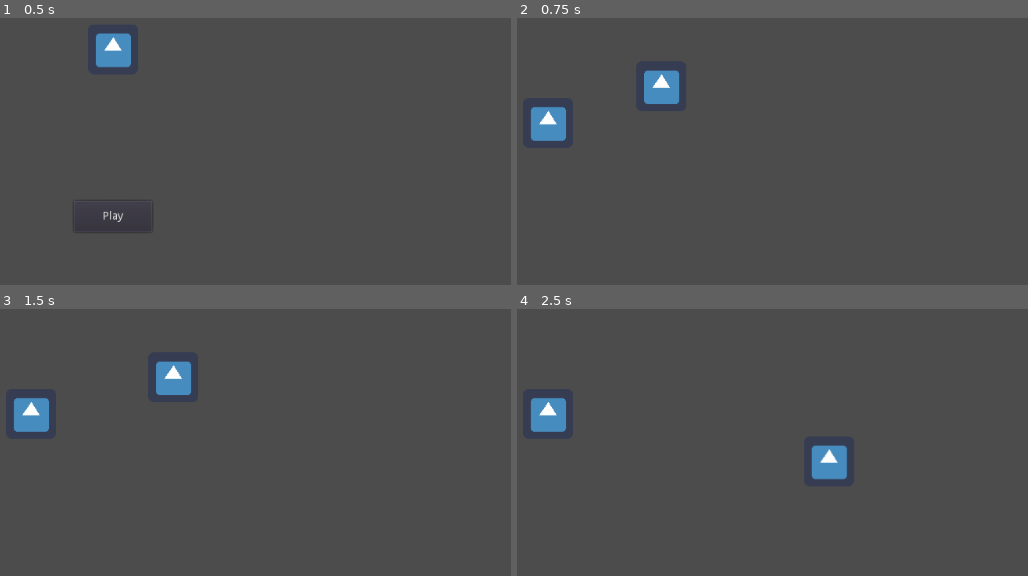
Above: before the commit, frames 1-4 (two rows, left to right).
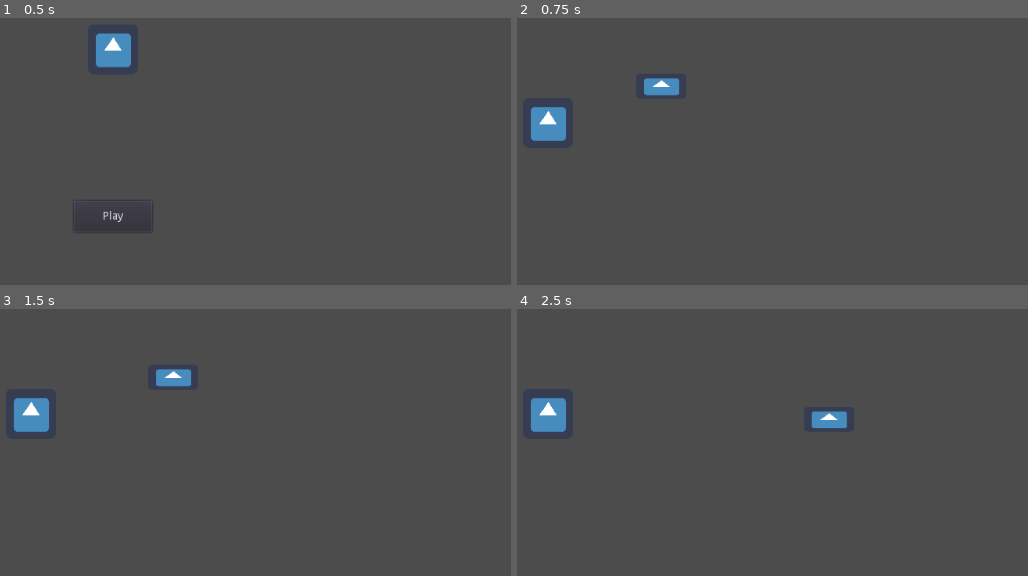
Above: after the commit, the same moments.

Repository: CiaranWoodward/LD46
Game: Godot game, scene res://Menu/MainMenu.tscn
Same seed, same stepped clock (60 frames per second), same inputs: the game is played once before the commit and once after it. The engine's default icon, where the game draws it, is replaced by a stand-in: a white triangle on a blue panel in a dark square.
Inputs:
- Up to frame 1 (0.5 s): no input
- Up to frame 2 (0.75 s): click "Play" at 0.5 s
- Up to frame 3 (1.5 s): tap Enter at 1.25 s; hold Right (player_right) from 1.28 s (still down)
- Up to frame 4 (2.5 s): release Right (player_right) at 2.03 s; hold S (player_down) from 2.03 s (still down)

Frame 1 is identical in both runs. In frame 2, 0.5% of the frame differs, in the area x 24-32%, y 19-33%; in frame 3, 0.5%; in frame 4, 1.4%, in the area x 57-65%, y 38-65%.

Commit message:
Add the beginnings of a build menu

Diff:
--- a/Level.tscn
+++ b/Level.tscn
@@ -10,6 +10,7 @@
 
 [node name="RigidBody2D" type="RigidBody2D" parent="."]
 position = Vector2( 407.056, 286.922 )
+mode = 2
 
 [node name="Sprite" type="Sprite" parent="RigidBody2D"]
 texture = ExtResource( 1 )
--- /dev/null
+++ b/Menu/BuildPanel.gd
@@ -0,0 +1,16 @@
+extends PanelContainer
+
+onready var centerPoint = get_node("BuildPanelCenter")
+
+# Called when the node enters the scene tree for the first time.
+func _ready():
+	_on_BuildPanel_resized()
+
+
+# Called every frame. 'delta' is the elapsed time since the previous frame.
+#func _process(delta):
+#	pass
+
+
+func _on_BuildPanel_resized():
+	centerPoint.set_position(self.get_rect().size / 2)
--- /dev/null
+++ b/Menu/DesignMenu.tscn
@@ -0,0 +1,63 @@
+[gd_scene load_steps=5 format=2]
+
+[ext_resource path="res://icon.png" type="Texture" id=1]
+[ext_resource path="res://Menu/BuildPanel.gd" type="Script" id=2]
+
+[sub_resource type="StyleBoxFlat" id=2]
+
+[sub_resource type="StyleBoxFlat" id=1]
+bg_color = Color( 0.407843, 0.34902, 0.34902, 1 )
+
+[node name="DesignMenu" type="MarginContainer"]
+anchor_right = 1.0
+anchor_bottom = 1.0
+custom_constants/margin_right = 50
+custom_constants/margin_top = 50
+custom_constants/margin_left = 50
+custom_constants/margin_bottom = 50
+__meta__ = {
+"_edit_use_anchors_": false
+}
+
+[node name="HBoxContainer" type="HBoxContainer" parent="."]
+margin_left = 50.0
+margin_top = 50.0
+margin_right = 974.0
+margin_bottom = 550.0
+size_flags_horizontal = 3
+size_flags_vertical = 3
+custom_constants/separation = 40
+
+[node name="ScrollContainer" type="ScrollContainer" parent="HBoxContainer"]
+margin_right = 294.0
+margin_bottom = 500.0
+size_flags_horizontal = 3
+size_flags_vertical = 3
+custom_styles/bg = SubResource( 2 )
+scroll_horizontal_enabled = false
+
+[node name="VBoxContainer" type="VBoxContainer" parent="HBoxContainer/ScrollContainer"]
+margin_right = 294.0
+margin_bottom = 500.0
+size_flags_horizontal = 3
+size_flags_vertical = 3
+custom_constants/separation = 10
+
+[node name="BuildPanel" type="PanelContainer" parent="HBoxContainer"]
+margin_left = 334.0
+margin_right = 924.0
+margin_bottom = 500.0
+size_flags_horizontal = 3
+size_flags_vertical = 3
+size_flags_stretch_ratio = 2.0
+custom_styles/panel = SubResource( 1 )
+script = ExtResource( 2 )
+
+[node name="BuildPanelCenter" type="Node2D" parent="HBoxContainer/BuildPanel"]
+position = Vector2( 104, 78 )
+
+[node name="Sprite" type="Sprite" parent="HBoxContainer/BuildPanel/BuildPanelCenter"]
+texture = ExtResource( 1 )
+
+[node name="Polygon2D" type="Polygon2D" parent="HBoxContainer/BuildPanel/BuildPanelCenter"]
+[connection signal="resized" from="HBoxContainer/BuildPanel" to="HBoxContainer/BuildPanel" method="_on_BuildPanel_resized"]
--- a/Player/Player.gd
+++ b/Player/Player.gd
@@ -36,5 +36,8 @@
 	elif left:
 		dirvec = Vector2(-1, 0)
 
+	# Match Projection
+	dirvec.y = dirvec.y / 2.0
+
 	if dirvec != Vector2.ZERO:
 		self.apply_central_impulse(dirvec * speed * delta)
--- a/Player/Player.tscn
+++ b/Player/Player.tscn
@@ -14,6 +14,7 @@
 script = ExtResource( 2 )
 
 [node name="Sprite" type="Sprite" parent="."]
+scale = Vector2( 1, 0.5 )
 texture = ExtResource( 1 )
 
 [node name="CollisionShape2D" type="CollisionShape2D" parent="."]
